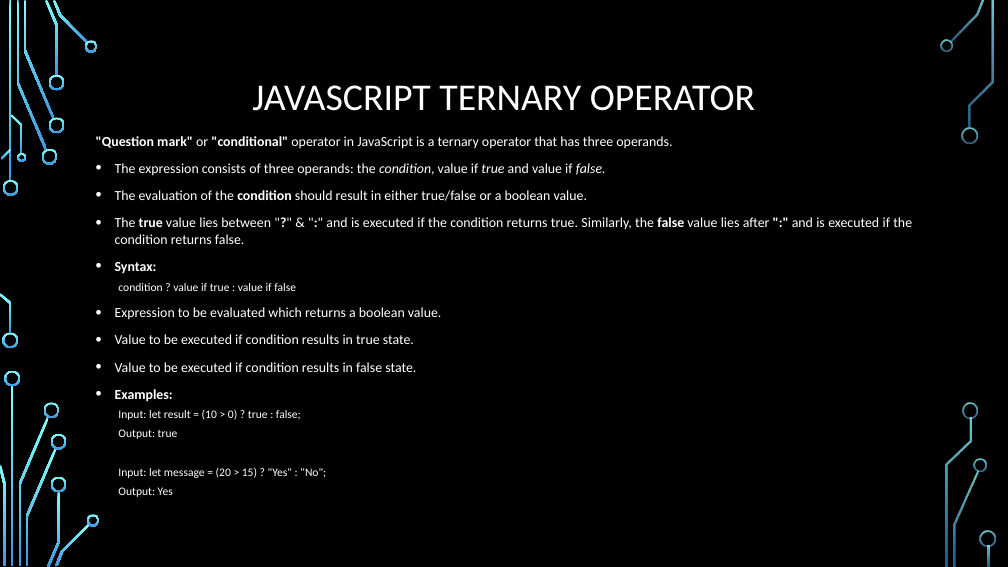
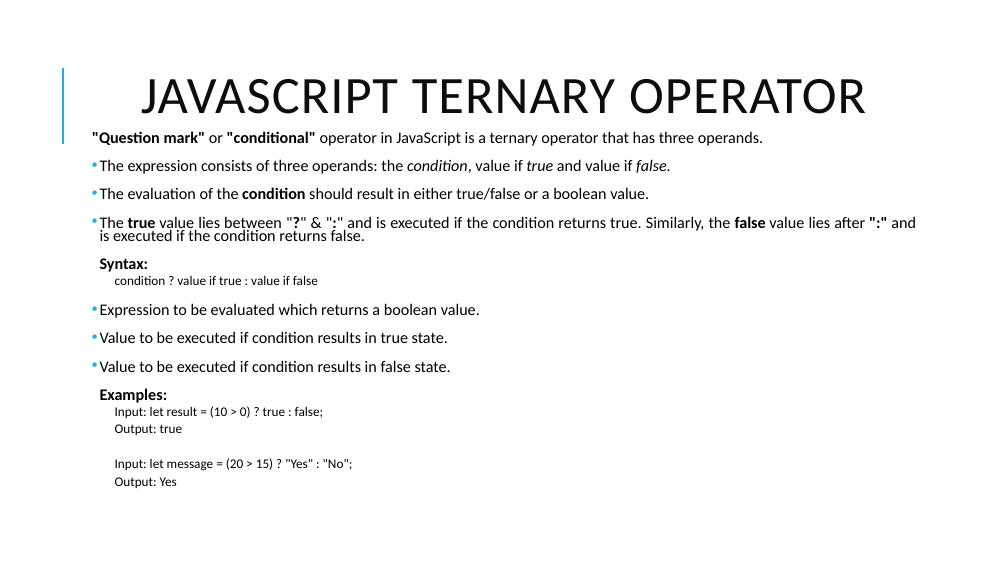
Before and after one commit to PramodJana/JavaScript, a slide deck: slide 24 of GFG JS Course Curriculam/Articles/002 Javascript fundamentals.pptx. Drawn at 1008x567 pixels with LibreOffice and Linux fonts; fonts in the diff are those of the drawing; background and template pictures are left out. Boxes give left, top, right and bottom in pixels: in the first picture for what was removed or moved away, otherwise in the second. Text is boxed around its words. In the diff, an @@ line names an element or a change of style, - is before the commit and + after.

```diff
--- a/GFG JS Course Curriculam/Articles/002 Javascript fundamentals.pptx
+++ b/GFG JS Course Curriculam/Articles/002 Javascript fundamentals.pptx
@@ background picture (left out) to #FFFFFF @@
@@ title "JAVASCRIPT TERNARY OPERATOR" at <box>141,79,866,114</box>: size 36 to 50 pt, text colour #FFFFFF to #0D0D0D, letter spacing 0 to 1 pt; line spacing 0.9 to 0.8 @@
@@ line added from (63, 144) to (63, 68), #1CADE4 1.5 pt @@
@@ text ""Question mark" or "conditional" operator ..." at <box>92,131,916,488</box>: size 13.2 to 15.4 pt in ""Question mark" or "conditional" operator in JavaScript ...", "The expression consists of three operands: the ...", "The evaluation of the condition should result ...", "The true value lies between "?" & ..." and 5 more places; text colour #FFFFFF to #000000; size 11 to 12.6 pt in "condition ? value if true : value ...", "Input: let result = (10 > 0) ...", "Output: true", "Input: let message = (20 > 15) ..." and 1 more places; line spacing 1 to 0.7; more space between paragraphs; indent changed; bullet • to   @@
@@ group removed at <box>0,0,996,567</box>: 33 freeform shapes, 3 rectangles @@
```
Also in this commit, not shown: 29 other slides changed.
